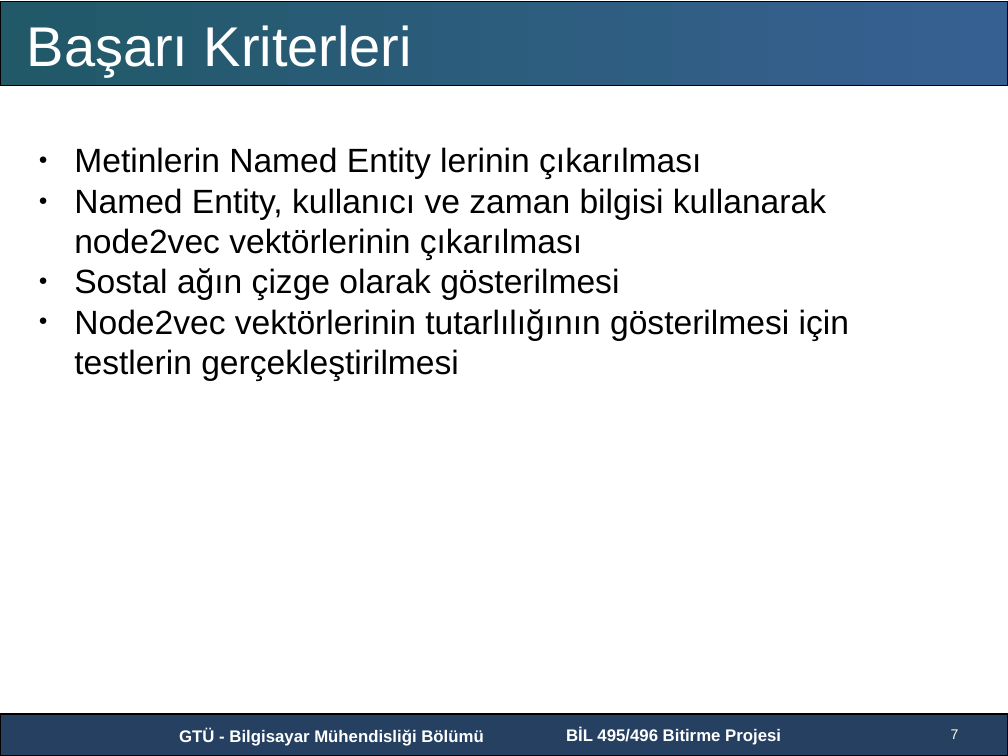
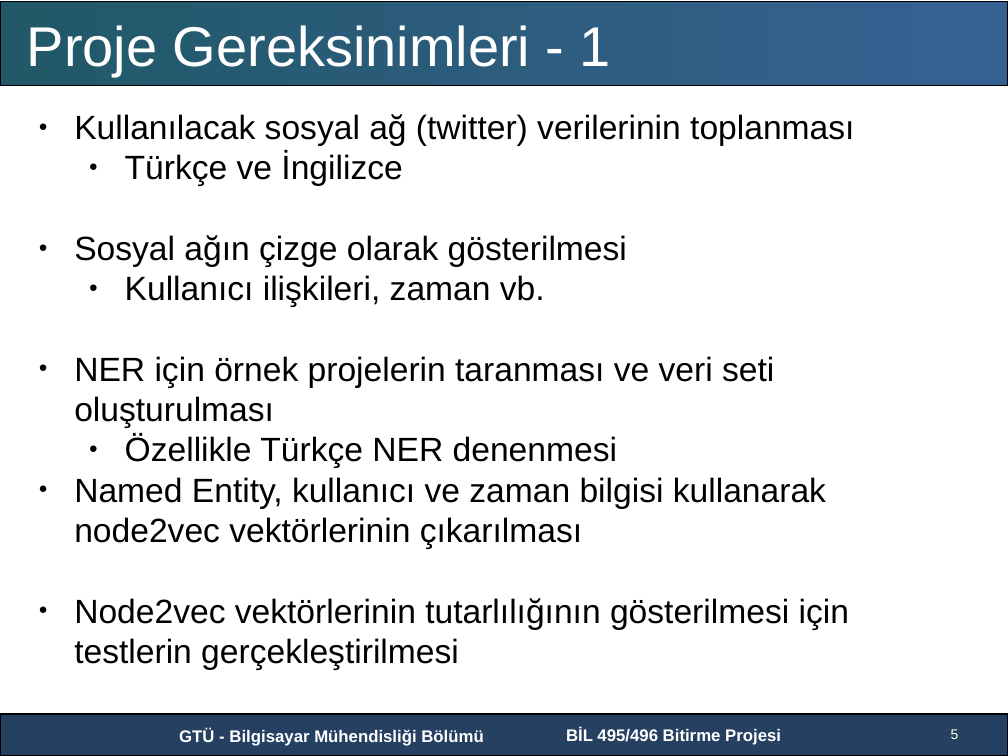
Before and after one commit to GTU-Projects/CSE496_Node2Vec_2018, a slide deck: slide 5 of Presentations/Presentation1.pptx (slide 7 before the commit). Drawn at 1008x756 pixels with LibreOffice and Linux fonts; fonts in the diff are those of the drawing; background and template pictures are left out. Boxes give left, top, right and bottom in pixels: in the first picture for what was removed or moved away, otherwise in the second. Text is boxed around its words. In the diff, an @@ line names an element or a change of style, - is before the commit and + after.

```diff
--- a/Presentations/Presentation1.pptx
+++ b/Presentations/Presentation1.pptx
@@ text at <box>27,25,611,75</box>: text changed @@
-Başarı Kriterleri
+Proje Gereksinimleri - 1
@@ text "Kullanılacak sosyal ağ (twitter) verilerinin ...": place and size @@
-text "Kullanılacak sosyal ağ (twitter) verilerinin ..." at <box>74,147,849,381</box>
+text "Kullanılacak sosyal ağ (twitter) verilerinin ..." at <box>74,114,854,670</box>
@@ text at <box>74,114,854,468</box>: text changed @@
-● Metinlerin Named Entity lerinin çıkarılması
+● Kullanılacak sosyal ağ (twitter) verilerinin toplanması
+  ● Türkçe ve İngilizce
+● Sosyal ağın çizge olarak gösterilmesi
+  ● Kullanıcı ilişkileri, zaman vb.
+● NER için örnek projelerin taranması ve veri seti oluşturulması
+  ● Özellikle Türkçe NER denenmesi
@@ text at <box>74,268,619,300</box>: paragraph removed @@
-● Sostal ağın çizge olarak gösterilmesi
@@ page number at <box>951,729,959,739</box>: text changed @@
-7
+5
```
Also in this commit, not shown: 2 other slides changed, 3 slides added, 3 slides removed.
